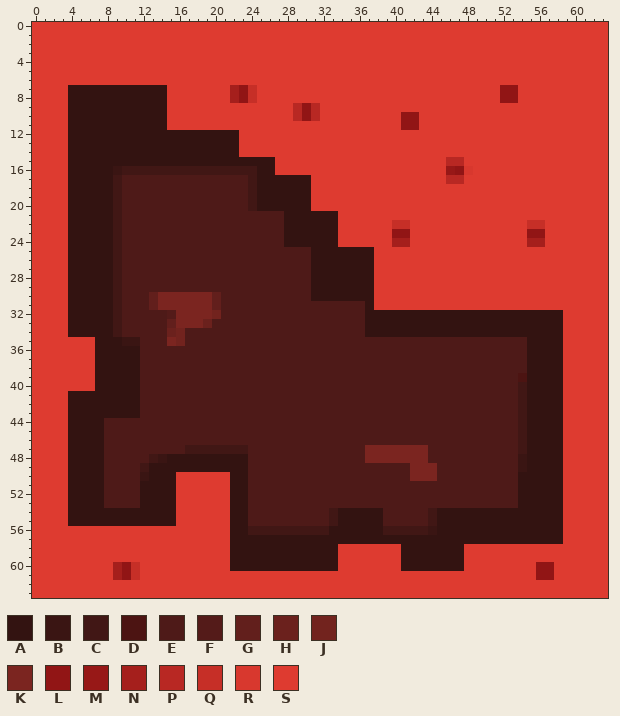
Edited in one commit: pixel-art sprite (resources/4canyon.png). Above, as it was before the edit.
The file is 64x64 pixels. Colours within 5 levels of each other are drawn and written as one.
Palette (. is transparent): A #331311  B #3a1513  C #411715  D #4c1412  E #4e1a18  F #541b19  G #621f1c  H #6b211d  J #72231e  K #7b2520  L #911515  M #971817  N #a51f1c  P #b82823  Q #c62f27  R #d8382e  S #de3b30
Once edited:
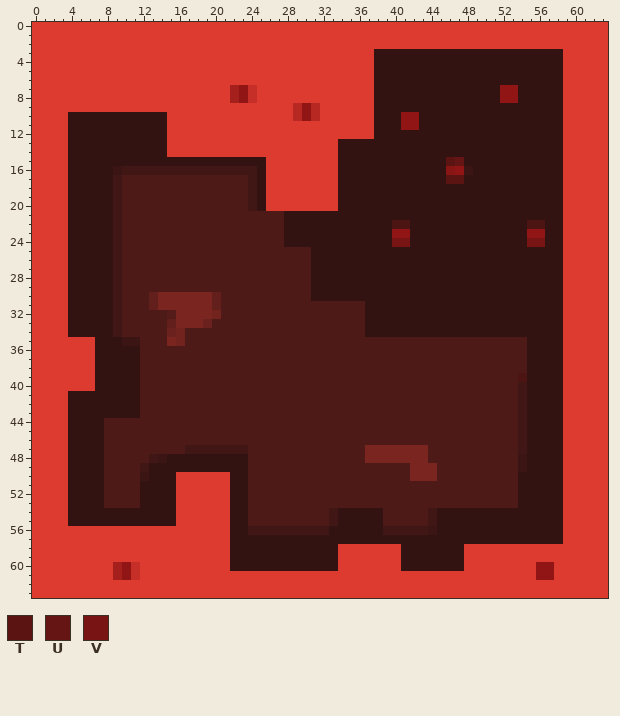
Colours new in this view: T #5c1413  U #651514  V #781414
The exact change:
@@ palette @@
-M #971817
+M #8a1515
@@ x 0..63 @@
  2 SSSSSSSSSSSSSSSSSSSSSSSSSSSSSSSSSSSSSSSSSSSSSSSSSSSSSSSSSSSSSSSS
- 3 SSSSSSSSSSSSSSSSSSSSSSSSSSSSSSSSSSSSSSSSSSSSSSSSSSSSSSSSSSSSSSSS
- 4 SSSSSSSSSSSSSSSSSSSSSSSSSSSSSSSSSSSSSSSSSSSSSSSSSSSSSSSSSSSSSSSS
- 5 SSSSSSSSSSSSSSSSSSSSSSSSSSSSSSSSSSSSSSSSSSSSSSSSSSSSSSSSSSSSSSSS
- 6 SSSSSSSSSSSSSSSSSSSSSSSSSSSSSSSSSSSSSSSSSSSSSSSSSSSSSSSSSSSSSSSS
- 7 SSSSAAAAAAAAAAASSSSSSSNLQSSSSSSSSSSSSSSSSSSSSSSSSSSSLLSSSSSSSSSS
- 8 SSSSAAAAAAAAAAASSSSSSSNLQSSSSSSSSSSSSSSSSSSSSSSSSSSSLLSSSSSSSSSS
- 9 SSSSAAAAAAAAAAASSSSSSSSSSSSSSPLPSSSSSSSSSSSSSSSSSSSSSSSSSSSSSSSS
-10 SSSSAAAAAAAAAAASSSSSSSSSSSSSSPLPSSSSSSSSSLLSSSSSSSSSSSSSSSSSSSSS
-11 SSSSAAAAAAAAAAASSSSSSSSSSSSSSSSSSSSSSSSSSLLSSSSSSSSSSSSSSSSSSSSS
-12 SSSSAAAAAAAAAAAAAAAAAAASSSSSSSSSSSSSSSSSSSSSSSSSSSSSSSSSSSSSSSSS
-13 SSSSAAAAAAAAAAAAAAAAAAASSSSSSSSSSSSSSSSSSSSSSSSSSSSSSSSSSSSSSSSS
-14 SSSSAAAAAAAAAAAAAAAAAAASSSSSSSSSSSSSSSSSSSSSSSSSSSSSSSSSSSSSSSSS
-15 SSSSAAAAAAAAAAAAAAAAAAAAAAASSSSSSSSSSSSSSSSSSSPPSSSSSSSSSSSSSSSS
-16 SSSSAAAAABCCCCCCCCCCCCCCCAASSSSSSSSSSSSSSSSSSSMLRSSSSSSSSSSSSSSS
-17 SSSSAAAAACEEEEEEEEEEEEEECAAAAAASSSSSSSSSSSSSSSPPSSSSSSSSSSSSSSSS
-18 SSSSAAAAACEEEEEEEEEEEEEECAAAAAASSSSSSSSSSSSSSSSSSSSSSSSSSSSSSSSS
-19 SSSSAAAAACEEEEEEEEEEEEEECAAAAAASSSSSSSSSSSSSSSSSSSSSSSSSSSSSSSSS
-20 SSSSAAAAACEEEEEEEEEEEEEECAAAAAASSSSSSSSSSSSSSSSSSSSSSSSSSSSSSSSS
-21 SSSSAAAAACEEEEEEEEEEEEEEEEEEAAAAAASSSSSSSSSSSSSSSSSSSSSSSSSSSSSS
-22 SSSSAAAAACEEEEEEEEEEEEEEEEEEAAAAAASSSSSSQQSSSSSSSSSSSSSQQSSSSSSS
-23 SSSSAAAAACEEEEEEEEEEEEEEEEEEAAAAAASSSSSSLLSSSSSSSSSSSSSLLSSSSSSS
-24 SSSSAAAAACEEEEEEEEEEEEEEEEEEAAAAAASSSSSSNNSSSSSSSSSSSSSNNSSSSSSS
-25 SSSSAAAAACEEEEEEEEEEEEEEEEEEEEEAAAAAAASSSSSSSSSSSSSSSSSSSSSSSSSS
-26 SSSSAAAAACEEEEEEEEEEEEEEEEEEEEEAAAAAAASSSSSSSSSSSSSSSSSSSSSSSSSS
-27 SSSSAAAAACEEEEEEEEEEEEEEEEEEEEEAAAAAAASSSSSSSSSSSSSSSSSSSSSSSSSS
-28 SSSSAAAAACEEEEEEEEEEEEEEEEEEEEEAAAAAAASSSSSSSSSSSSSSSSSSSSSSSSSS
-29 SSSSAAAAACEEEEEEEEEEEEEEEEEEEEEAAAAAAASSSSSSSSSSSSSSSSSSSSSSSSSS
-30 SSSSAAAAACEEEGKKKKKKGEEEEEEEEEEAAAAAAASSSSSSSSSSSSSSSSSSSSSSSSSS
-31 SSSSAAAAACEEEGKKKKKKGEEEEEEEEEEEEEEEEASSSSSSSSSSSSSSSSSSSSSSSSSS
+ 3 SSSSSSSSSSSSSSSSSSSSSSSSSSSSSSSSSSSSSSAAAAAAAAAAAAAAAAAAAAASSSSS
+ 4 SSSSSSSSSSSSSSSSSSSSSSSSSSSSSSSSSSSSSSAAAAAAAAAAAAAAAAAAAAASSSSS
+ 5 SSSSSSSSSSSSSSSSSSSSSSSSSSSSSSSSSSSSSSAAAAAAAAAAAAAAAAAAAAASSSSS
+ 6 SSSSSSSSSSSSSSSSSSSSSSSSSSSSSSSSSSSSSSAAAAAAAAAAAAAAAAAAAAASSSSS
+ 7 SSSSSSSSSSSSSSSSSSSSSSNLQSSSSSSSSSSSSSAAAAAAAAAAAAAALLAAAAASSSSS
+ 8 SSSSSSSSSSSSSSSSSSSSSSNLQSSSSSSSSSSSSSAAAAAAAAAAAAAALLAAAAASSSSS
+ 9 SSSSSSSSSSSSSSSSSSSSSSSSSSSSSPLPSSSSSSAAAAAAAAAAAAAAAAAAAAASSSSS
+10 SSSSAAAAAAAAAAASSSSSSSSSSSSSSPLPSSSSSSAAALLAAAAAAAAAAAAAAAASSSSS
+11 SSSSAAAAAAAAAAASSSSSSSSSSSSSSSSSSSSSSSAAALLAAAAAAAAAAAAAAAASSSSS
+12 SSSSAAAAAAAAAAASSSSSSSSSSSSSSSSSSSSSSSAAAAAAAAAAAAAAAAAAAAASSSSS
+13 SSSSAAAAAAAAAAASSSSSSSSSSSSSSSSSSSAAAAAAAAAAAAAAAAAAAAAAAAASSSSS
+14 SSSSAAAAAAAAAAASSSSSSSSSSSSSSSSSSSAAAAAAAAAAAAAAAAAAAAAAAAASSSSS
+15 SSSSAAAAAAAAAAAAAAAAAAAAAASSSSSSSSAAAAAAAAAAAATUAAAAAAAAAAASSSSS
+16 SSSSAAAAABCCCCCCCCCCCCCCCASSSSSSSSAAAAAAAAAAAAMLBAAAAAAAAAASSSSS
+17 SSSSAAAAACEEEEEEEEEEEEEECASSSSSSSSAAAAAAAAAAAATTAAAAAAAAAAASSSSS
+18 SSSSAAAAACEEEEEEEEEEEEEECASSSSSSSSAAAAAAAAAAAAAAAAAAAAAAAAASSSSS
+19 SSSSAAAAACEEEEEEEEEEEEEECASSSSSSSSAAAAAAAAAAAAAAAAAAAAAAAAASSSSS
+20 SSSSAAAAACEEEEEEEEEEEEEECASSSSSSSSAAAAAAAAAAAAAAAAAAAAAAAAASSSSS
+21 SSSSAAAAACEEEEEEEEEEEEEEEEEEAAAAAAAAAAAAAAAAAAAAAAAAAAAAAAASSSSS
+22 SSSSAAAAACEEEEEEEEEEEEEEEEEEAAAAAAAAAAAADDAAAAAAAAAAAAADDAASSSSS
+23 SSSSAAAAACEEEEEEEEEEEEEEEEEEAAAAAAAAAAAALLAAAAAAAAAAAAALLAASSSSS
+24 SSSSAAAAACEEEEEEEEEEEEEEEEEEAAAAAAAAAAAAVVAAAAAAAAAAAAAVVAASSSSS
+25 SSSSAAAAACEEEEEEEEEEEEEEEEEEEEEAAAAAAAAAAAAAAAAAAAAAAAAAAAASSSSS
+26 SSSSAAAAACEEEEEEEEEEEEEEEEEEEEEAAAAAAAAAAAAAAAAAAAAAAAAAAAASSSSS
+27 SSSSAAAAACEEEEEEEEEEEEEEEEEEEEEAAAAAAAAAAAAAAAAAAAAAAAAAAAASSSSS
+28 SSSSAAAAACEEEEEEEEEEEEEEEEEEEEEAAAAAAAAAAAAAAAAAAAAAAAAAAAASSSSS
+29 SSSSAAAAACEEEEEEEEEEEEEEEEEEEEEAAAAAAAAAAAAAAAAAAAAAAAAAAAASSSSS
+30 SSSSAAAAACEEEGKKKKKKGEEEEEEEEEEAAAAAAAAAAAAAAAAAAAAAAAAAAAASSSSS
+31 SSSSAAAAACEEEGKKKKKKGEEEEEEEEEEEEEEEEAAAAAAAAAAAAAAAAAAAAAASSSSS
 32 SSSSAAAAACEEEEEFKKKKJEEEEEEEEEEEEEEEEAAAAAAAAAAAAAAAAAAAAAASSSSS
Pixel boxes of the changes (left, top, right, bottom) in both pictures:
changed: (68, 49, 563, 310)
